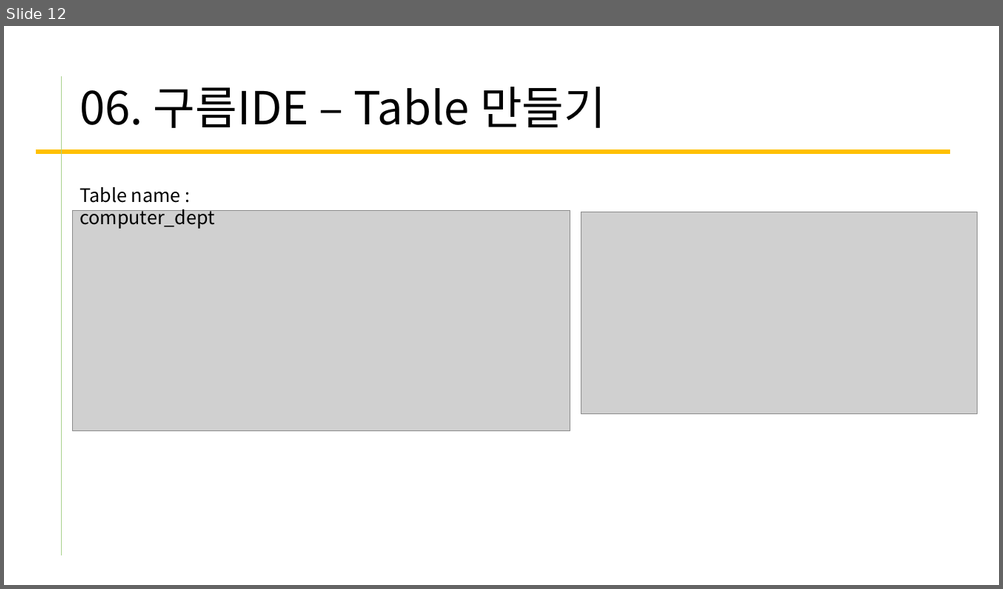
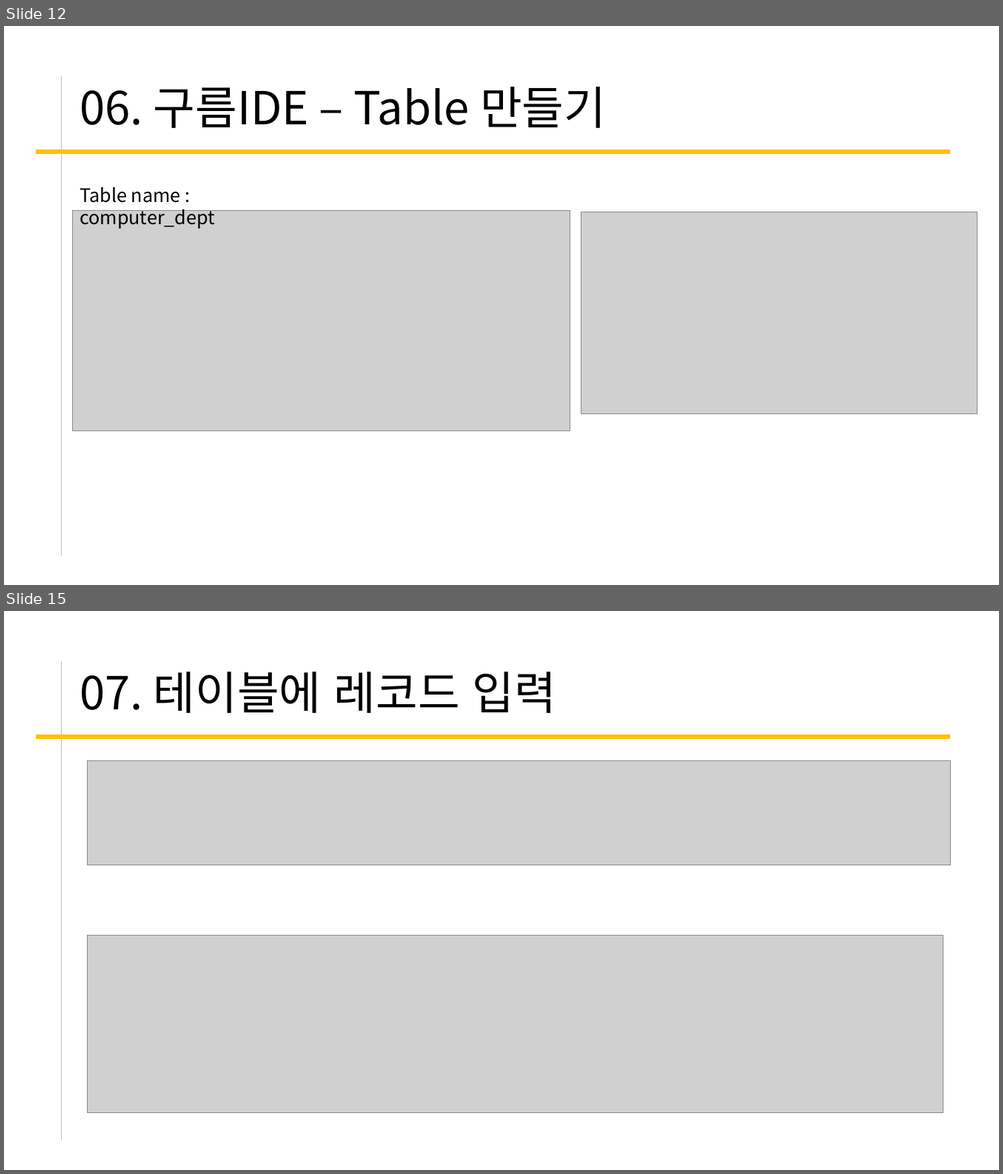
Before and after one commit to kig2929kig/db, a slide deck: 2. 데이터베이스 프로그래밍 실습1.pptx. Shown one above the other, each under a label of ours: slide 12 before the commit, slides 12 and 15 after it; the slides between them are not shown. The pictures are 1003x589 and 1003x1174 pixels, drawn with LibreOffice and Linux fonts; fonts in the diff are those of the drawing; grey boxes stand for pictures. Boxes give left, top, right and bottom in pixels: in the first picture for what was removed or moved away, otherwise in the second. Text is boxed around its words. In the diff, an @@ line names an element or a change of style, - is before the commit and + after.

```diff
--- a/2. 데이터베이스 프로그래밍 실습1.pptx
+++ b/2. 데이터베이스 프로그래밍 실습1.pptx
@@ slide 15 added at (4, 611, 999, 1170), background #FFFFFF @@
@@ line added from (62, 661) to (62, 1141), #A9D18E 1 pt @@
@@ title added at (79, 672, 556, 713), 44 pt, text #000000 @@
+07. 테이블에 레코드 입력
@@ line added from (35, 737) to (950, 737), #FFC000 4.5 pt @@
@@ picture added at (88, 761, 950, 866) @@
@@ picture added at (88, 936, 943, 1114) @@
```
Also in this commit, not shown: 2 other slides added.
